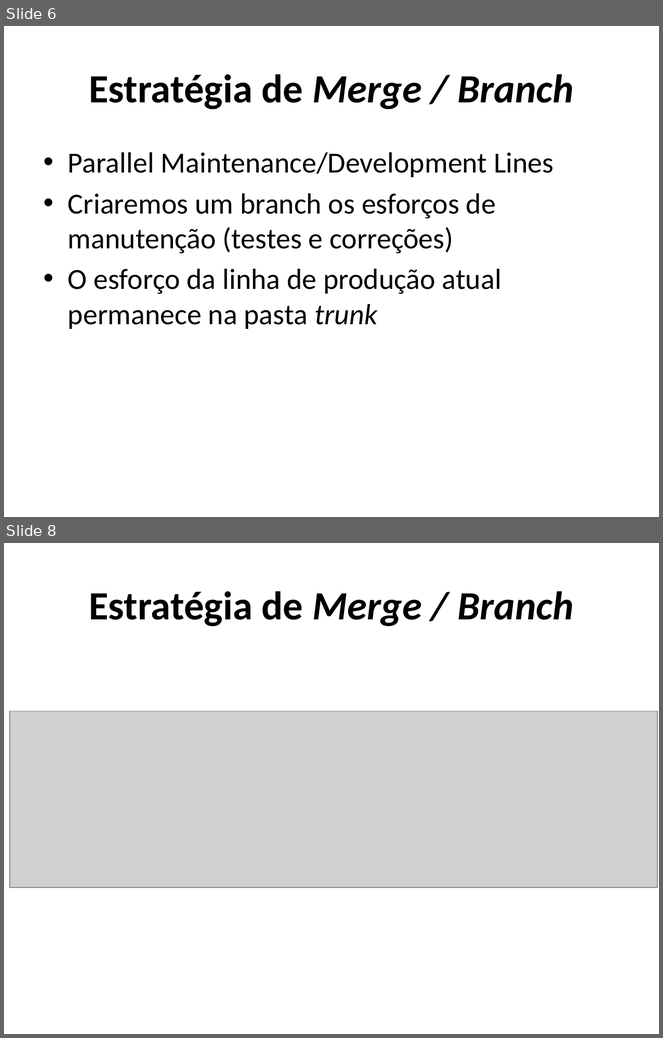
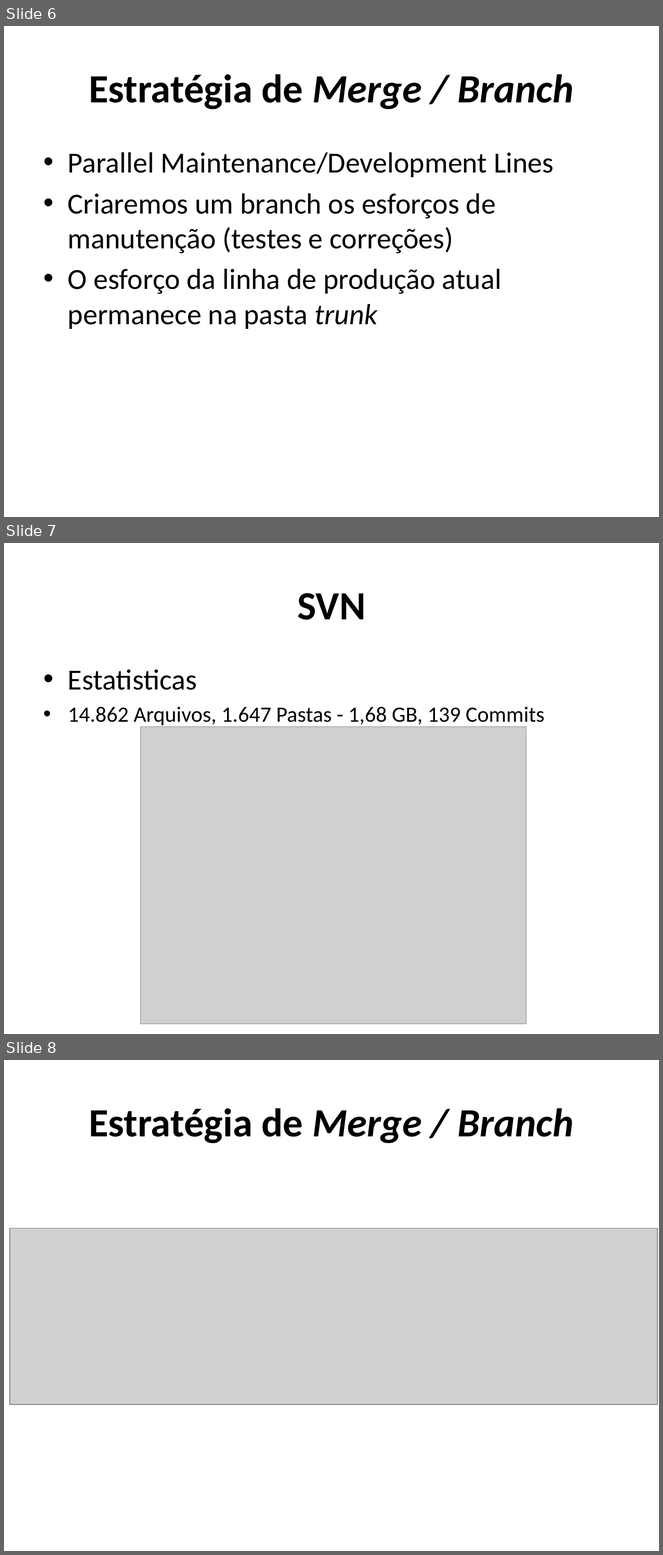
Before and after one commit to carlosneo/dotprojecteap, a slide deck: Dot Project EAP/4. System Management/Gerência de configuração/Gerencia de configuração e mudança de software.pptx. Shown one above the other, each under a label of ours: slides 6 and 8 before the commit, slides 6, 7 and 8 after it; the slides between them are not shown. The pictures are 663x1038 and 663x1555 pixels, drawn with LibreOffice and Linux fonts; fonts in the diff are those of the drawing; grey boxes stand for pictures. Boxes give left, top, right and bottom in pixels: in the first picture for what was removed or moved away, otherwise in the second. Text is boxed around its words. In the diff, an @@ line names an element or a change of style, - is before the commit and + after.

```diff
--- a/Dot Project EAP/4. System Management/Gerência de configuração/Gerencia de configuração e mudança de software.pptx
+++ b/Dot Project EAP/4. System Management/Gerência de configuração/Gerencia de configuração e mudança de software.pptx
@@ slide 7 added at <box>4,543,659,1034</box>, background #FFFFFF @@
@@ title added at <box>297,593,366,620</box>, 44 pt, text #000000, bold @@
+SVN
@@ text added at <box>68,669,545,727</box>, 24 pt, text #000000 @@
+• Estatisticas
+• 14.862 Arquivos, 1.647 Pastas - 1,68 GB, 139 Commits
@@ picture added at <box>140,727,526,1025</box> @@
```
Also in this commit, not shown: 1 slide removed.
